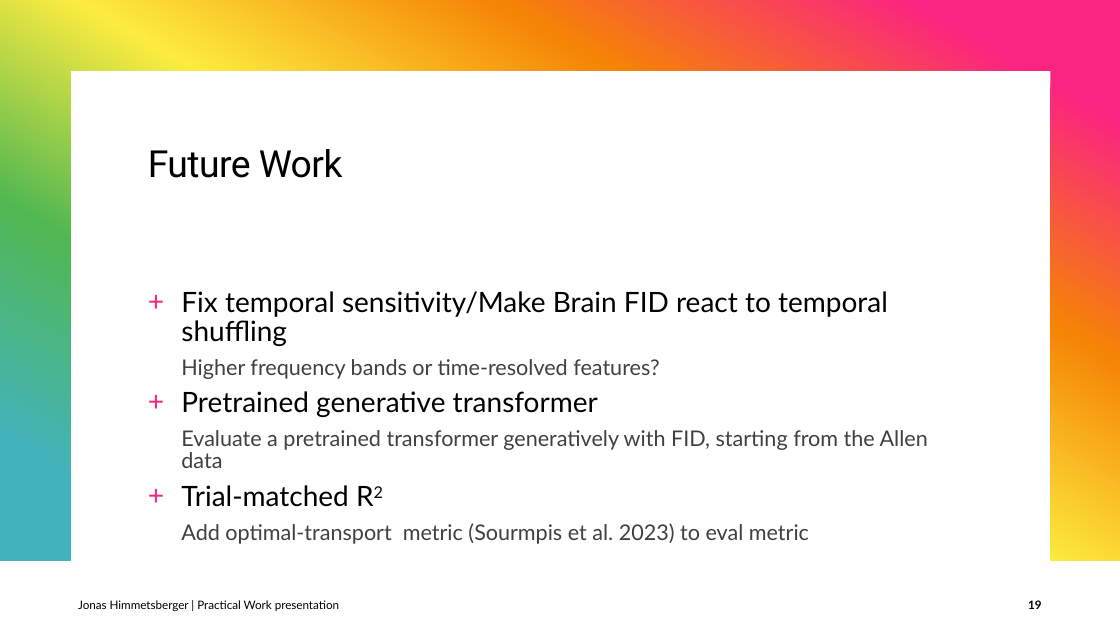
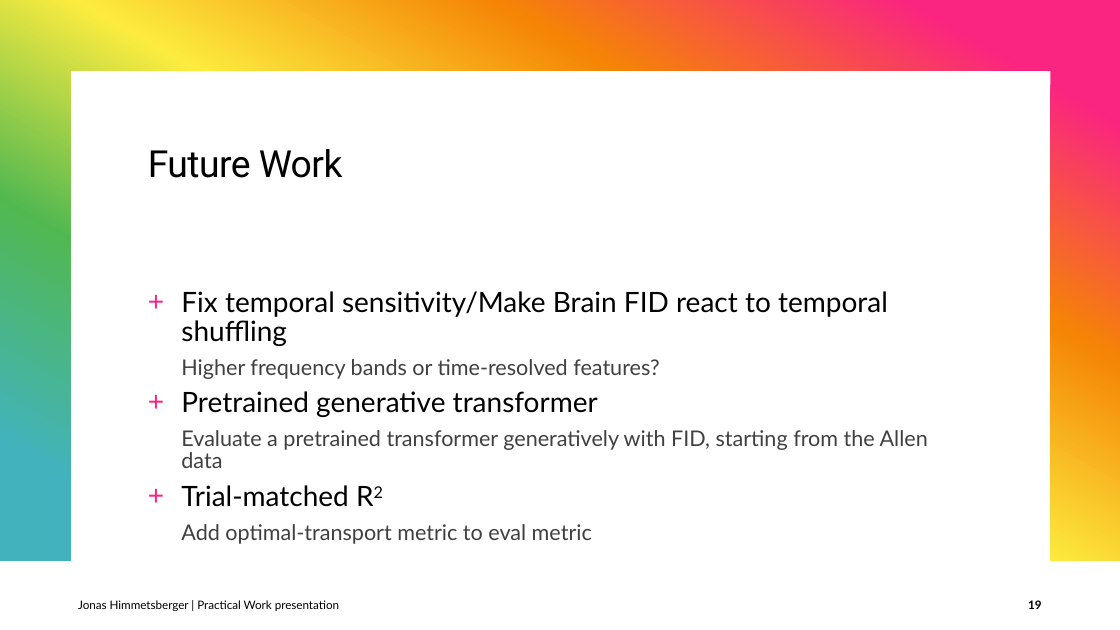
Before and after one commit to JonasHimmetsbergerStudent/BA, a slide deck: slide 19 of documents/Transformers as generative models for neural activity.pptx. Drawn at 1120x630 pixels with LibreOffice and Linux fonts; fonts in the diff are those of the drawing. Boxes give left, top, right and bottom in pixels: in the first picture for what was removed or moved away, otherwise in the second. Text is boxed around its words. In the diff, an @@ line names an element or a change of style, - is before the commit and + after.

```diff
--- a/documents/Transformers as generative models for neural activity.pptx
+++ b/documents/Transformers as generative models for neural activity.pptx
@@ text at box(181, 524, 592, 544): text changed @@
-  Add optimal-transport metric (Sourmpis et al. 2023) to eval metric
+  Add optimal-transport metric to eval metric
```
Also in this commit, not shown: 2 other slides changed, 31 other files.
